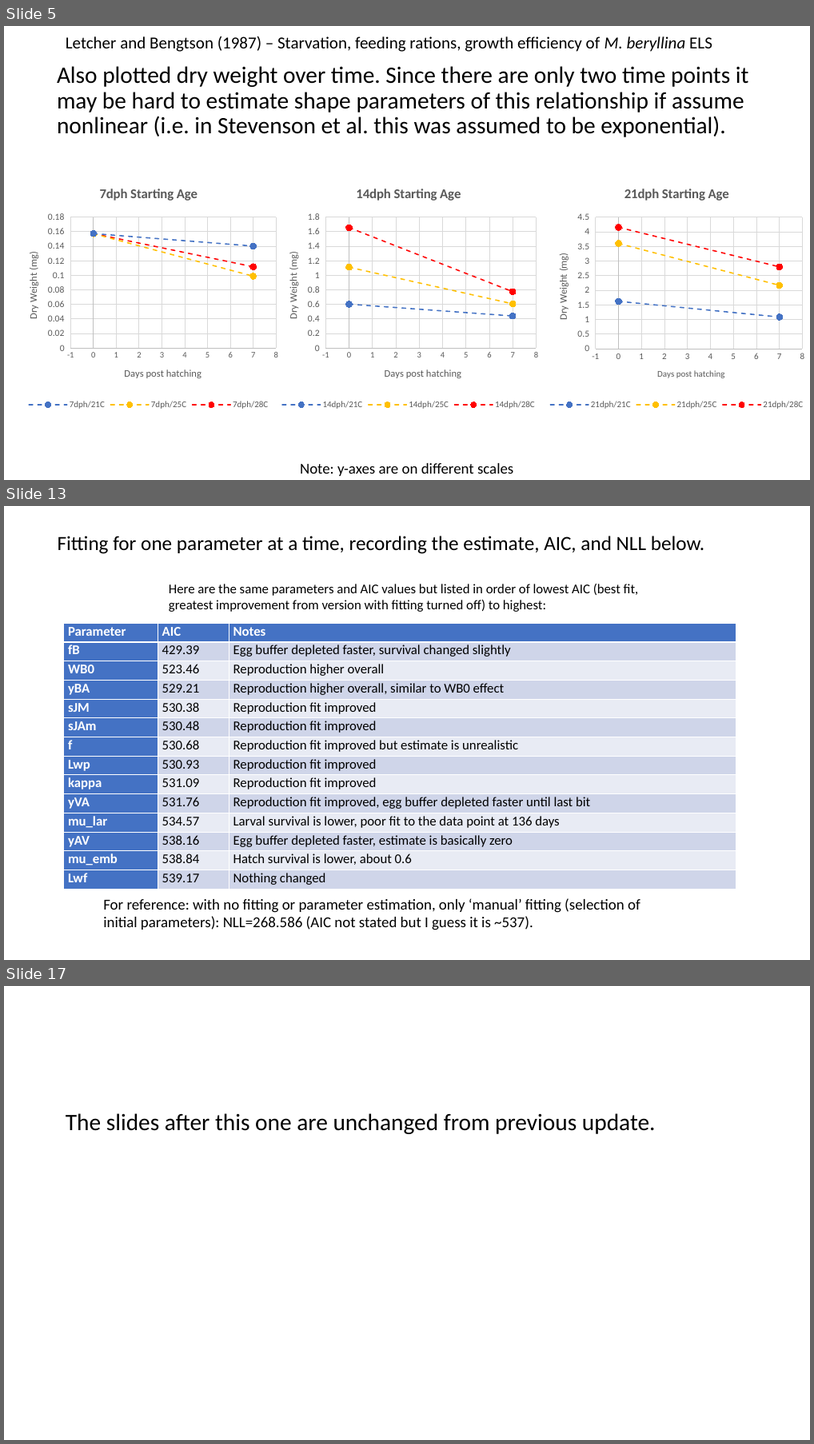
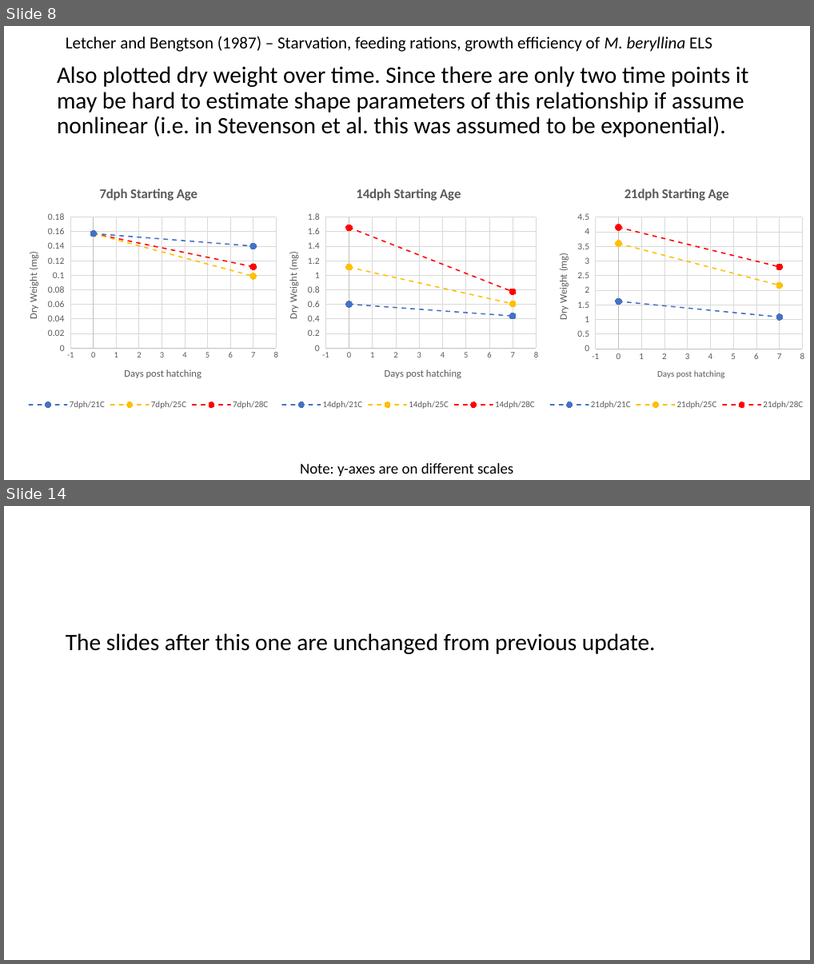
Before and after one commit to tschwemmer/MenidiaOA, a slide deck: DEBkiss results/Current version and updates.pptx. Shown one above the other, each under a label of ours: slides 5, 13 and 17 before the commit, slides 8 and 14 after it; the slides between them are not shown. The pictures are 814x1444 and 814x964 pixels, drawn with LibreOffice and Linux fonts; fonts in the diff are those of the drawing. Boxes give left, top, right and bottom in pixels: in the first picture for what was removed or moved away, otherwise in the second. Text is boxed around its words. In the diff, an @@ line names an element or a change of style, - is before the commit and + after.

```diff
--- a/DEBkiss results/Current version and updates.pptx
+++ b/DEBkiss results/Current version and updates.pptx
@@ slide 13 removed at box(4, 506, 810, 960), background #FFFFFF @@
@@ text removed at box(58, 536, 705, 554) @@
-Fitting for one parameter at a time, recording the estimate, AIC, and NLL below.
@@ text removed at box(169, 584, 639, 612) @@
-Here are the same parameters and AIC values but listed in order of lowest AIC (best fit, greatest improvement from version with fitting turned off) to highest:
@@ table removed at box(63, 623, 737, 888), 14 rows, 3 columns @@
-Parameter | AIC | Notes
-fB | 429.39 | Egg buffer depleted faster, survival changed slightly
-WB0 | 523.46 | Reproduction higher overall
-yBA | 529.21 | Reproduction higher overall, similar to WB0 effect
-sJM | 530.38 | Reproduction fit improved
-sJAm | 530.48 | Reproduction fit improved
-f | 530.68 | Reproduction fit improved but estimate is unrealistic
-Lwp | 530.93 | Reproduction fit improved
-kappa | 531.09 | Reproduction fit improved
-yVA | 531.76 | Reproduction fit improved, egg buffer depleted faster until last bit
-mu_lar | 534.57 | Larval survival is lower, poor fit to the data point at 136 days
-yAV | 538.16 | Egg buffer depleted faster, estimate is basically zero
-mu_emb | 538.84 | Hatch survival is lower, about 0.6
-Lwf | 539.17 | Nothing changed
@@ text removed at box(103, 898, 641, 930) @@
-For reference: with no fitting or parameter estimation, only ‘manual’ fitting (selection of initial parameters): NLL=268.586 (AIC not stated but I guess it is ~537).
@@ what was slide 5 is now slide 8 @@
@@ what was slide 17 is now slide 14 @@
```
Also in this commit, not shown: 7 slides changed, 2 slides added, 5 other slides removed, 1 other file.
